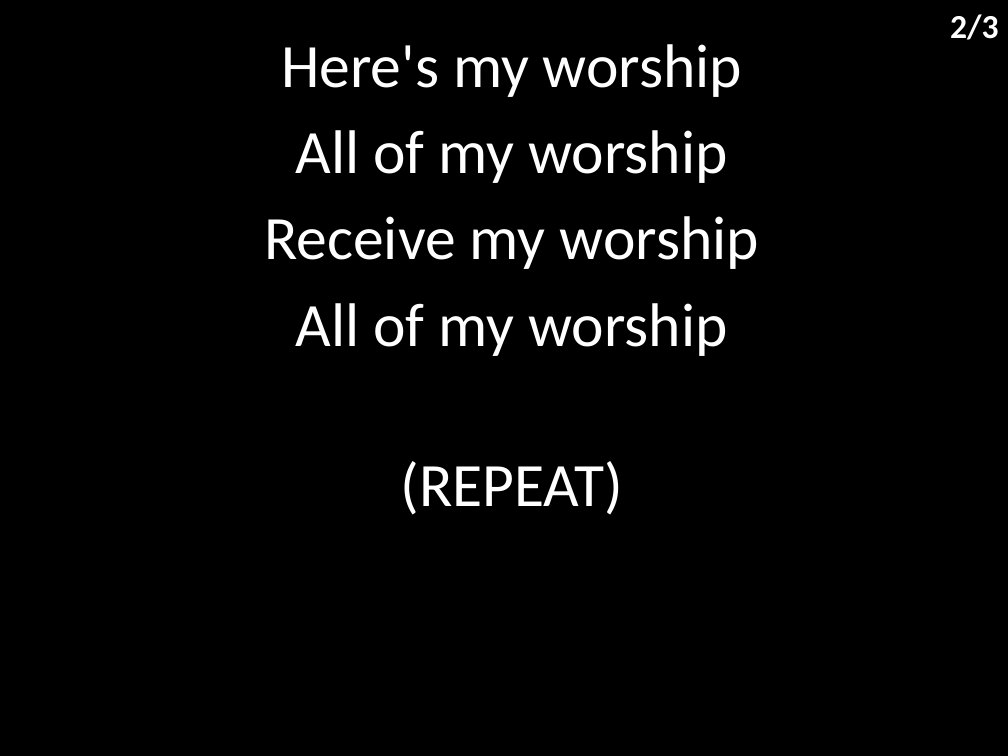
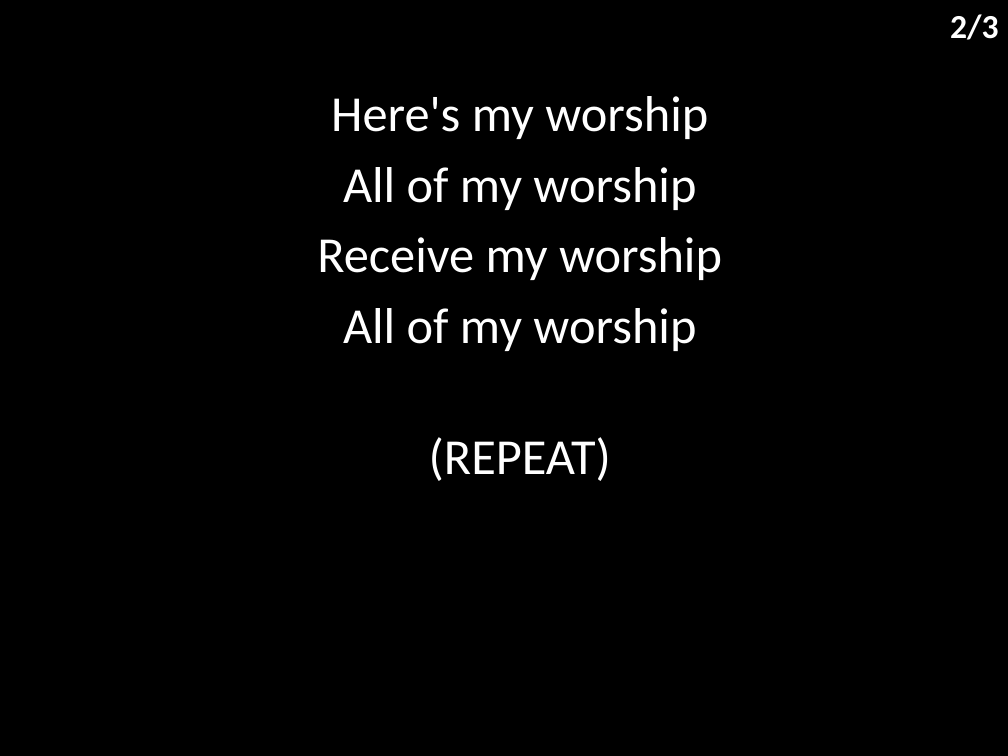
Before and after one commit to hoo-are-ya/worship, a slide deck: slide 3 of docs/songs/my worship.pptx. Drawn at 1008x756 pixels with LibreOffice and Linux fonts; fonts in the diff are those of the drawing. Boxes give left, top, right and bottom in pixels: in the first picture for what was removed or moved away, otherwise in the second. Text is boxed around its words. In the diff, an @@ line names an element or a change of style, - is before the commit and + after.

```diff
--- a/docs/songs/my worship.pptx
+++ b/docs/songs/my worship.pptx
@@ subtitle "Here's my worship": place and size @@
-subtitle "Here's my worship" at <box>264,44,759,515</box>
+subtitle "Here's my worship" at <box>317,96,722,481</box>
@@ subtitle "Here's my worship" at <box>317,96,722,481</box>: size 44 to 36 pt; less space between paragraphs @@
```
Also in this commit, not shown: 2 other slides changed, 6 other files.
